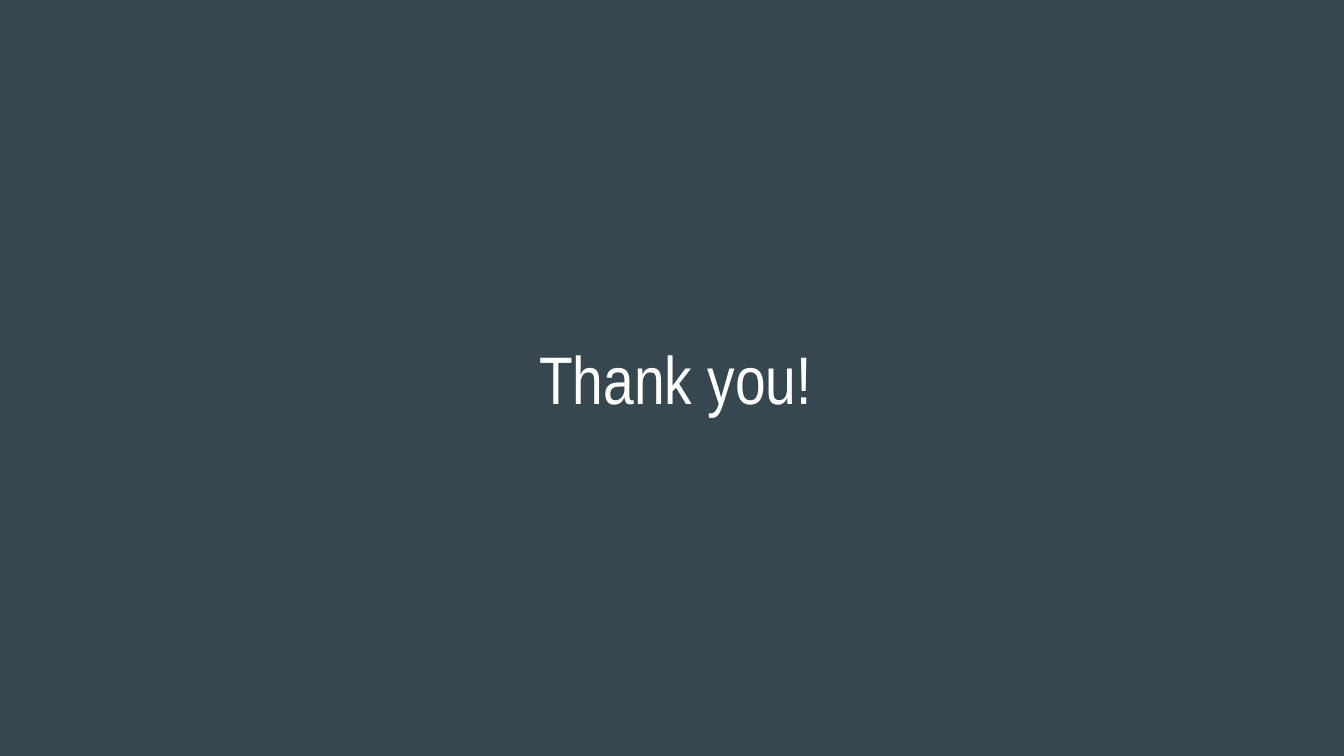
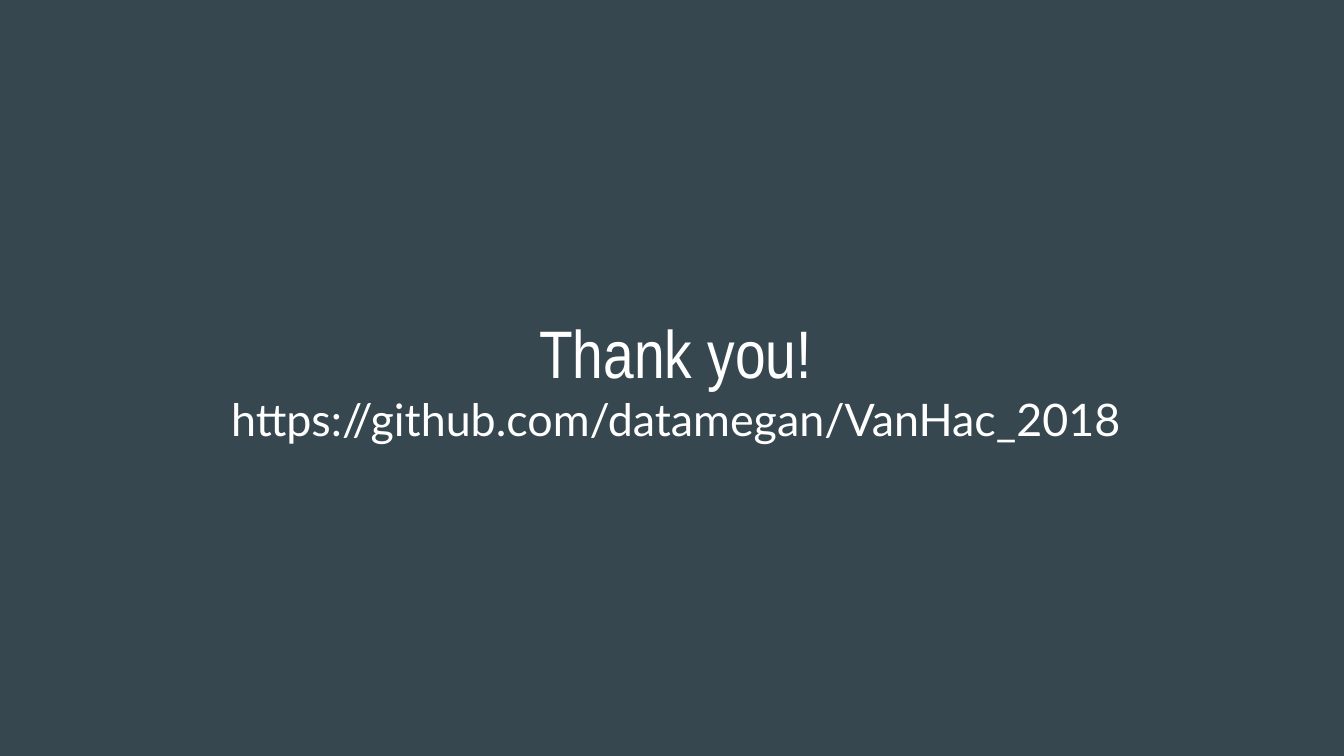
Before and after one commit to datamegan/VanHac_2018, a slide deck: slide 52 of VanHAC SQL Tutorial.pptx. Drawn at 1344x756 pixels with LibreOffice and Linux fonts; fonts in the diff are those of the drawing. Boxes give left, top, right and bottom in pixels: in the first picture for what was removed or moved away, otherwise in the second. Text is boxed around its words. In the diff, an @@ line names an element or a change of style, - is before the commit and + after.

Commit message:
fix typo

```diff
--- a/VanHAC SQL Tutorial.pptx
+++ b/VanHAC SQL Tutorial.pptx
@@ title at (x1=231, y1=403, x2=1120, y2=444): paragraph added @@
+https://github.com/datamegan/VanHac_2018
```
Also in this commit, not shown: 2 other slides changed.
